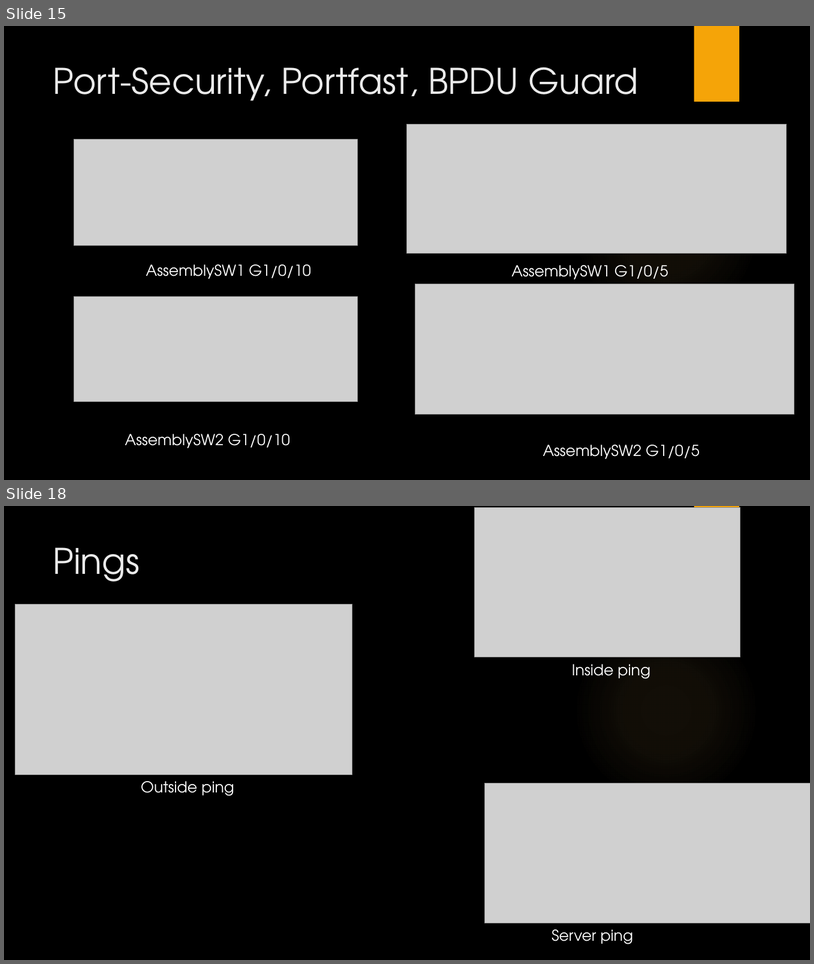
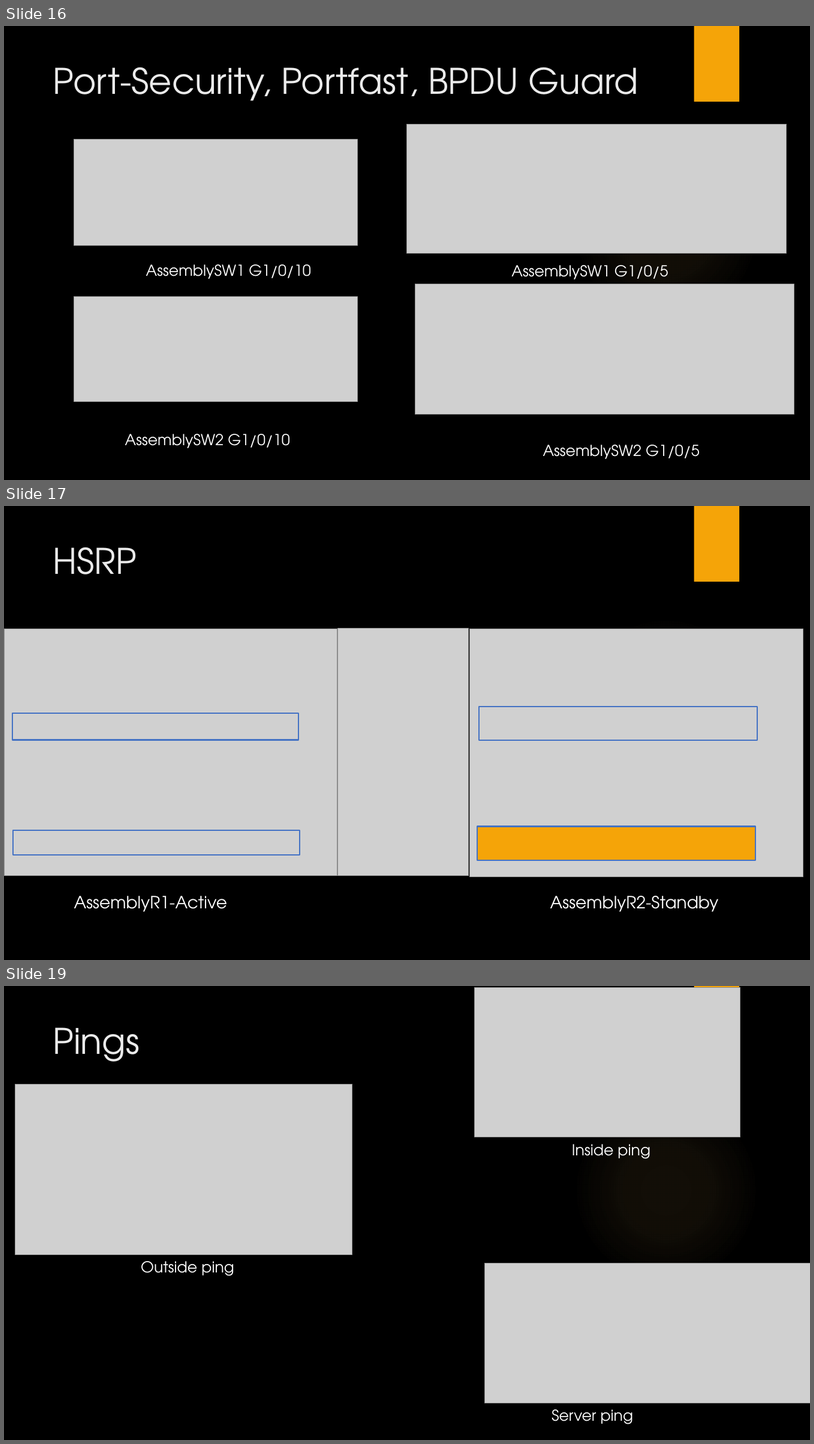
Before and after one commit to LajkaK2006/BorsodNet, a slide deck: BorsodNet.pptx. Shown one above the other, each under a label of ours: slides 15 and 18 before the commit, slides 16, 17 and 19 after it; the slides between them are not shown. The pictures are 814x964 and 814x1444 pixels, drawn with LibreOffice and Linux fonts; fonts in the diff are those of the drawing; grey boxes stand for pictures; background and template pictures are left out. Boxes give left, top, right and bottom in pixels: in the first picture for what was removed or moved away, otherwise in the second. Text is boxed around its words. In the diff, an @@ line names an element or a change of style, - is before the commit and + after.

```diff
--- a/BorsodNet.pptx
+++ b/BorsodNet.pptx
@@ slide 17 added at box(4, 506, 810, 960), background picture (left out); not listed: 2 template elements that a slide beside it also shows @@
@@ title added at box(53, 547, 137, 574), 42 pt, text #EBEBEB @@
+HSRP
@@ picture added at box(5, 629, 338, 876) @@
@@ picture added at box(338, 628, 468, 876) @@
@@ picture added at box(470, 629, 804, 876) @@
@@ rectangle added at box(12, 713, 299, 739), outline #4472C4 1.5 pt @@
@@ rectangle added at box(479, 707, 758, 740), outline #4472C4 1.5 pt @@
@@ rectangle added at box(477, 826, 756, 860), fill #F5A408, outline #4472C4 1.5 pt @@
@@ rectangle added at box(13, 830, 300, 855), outline #4472C4 1.5 pt @@
@@ text added at box(74, 895, 228, 912), 20 pt, text #FFFFFF @@
+AssemblyR1-Active
@@ text added at box(551, 895, 719, 912), 20 pt, text #FFFFFF @@
+AssemblyR2-Standby
@@ what was slide 15 is now slide 16 @@
@@ what was slide 18 is now slide 19 @@
```
Also in this commit, not shown: 6 slides changed, 4 other slides added, 2 slides removed.
